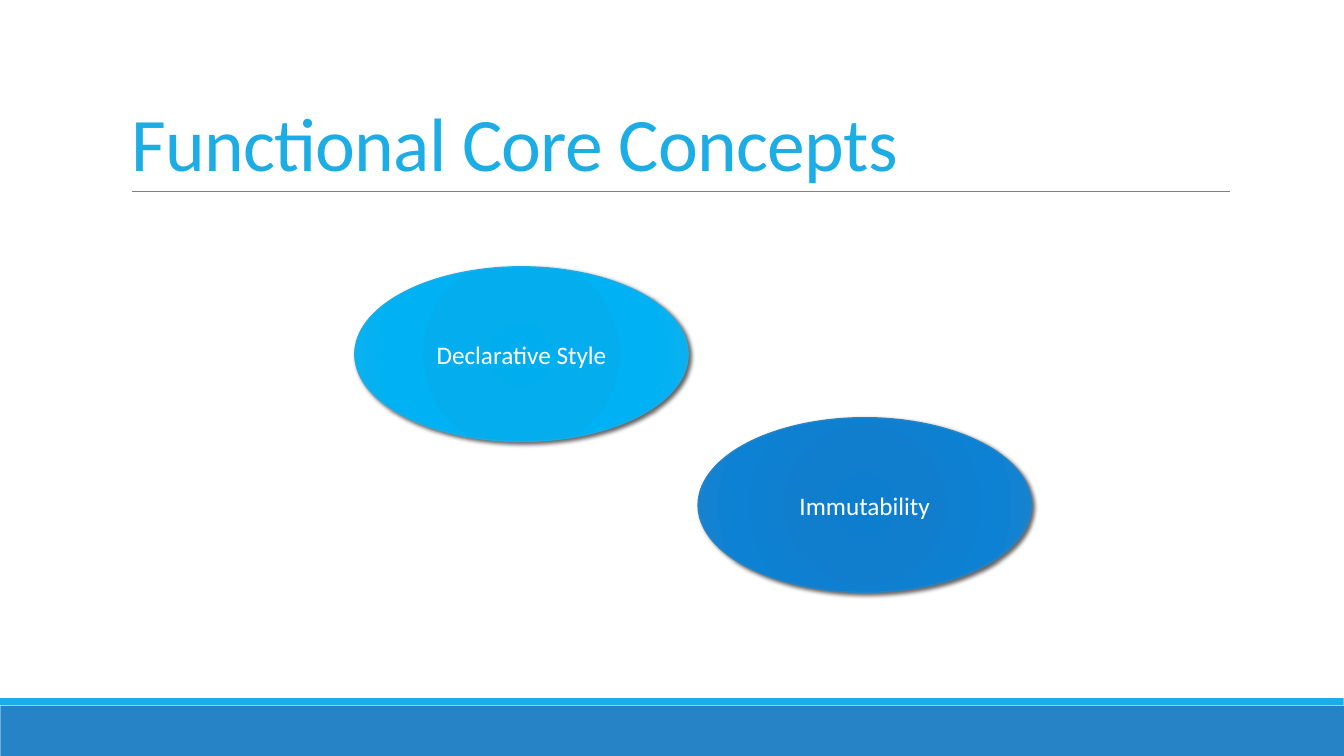
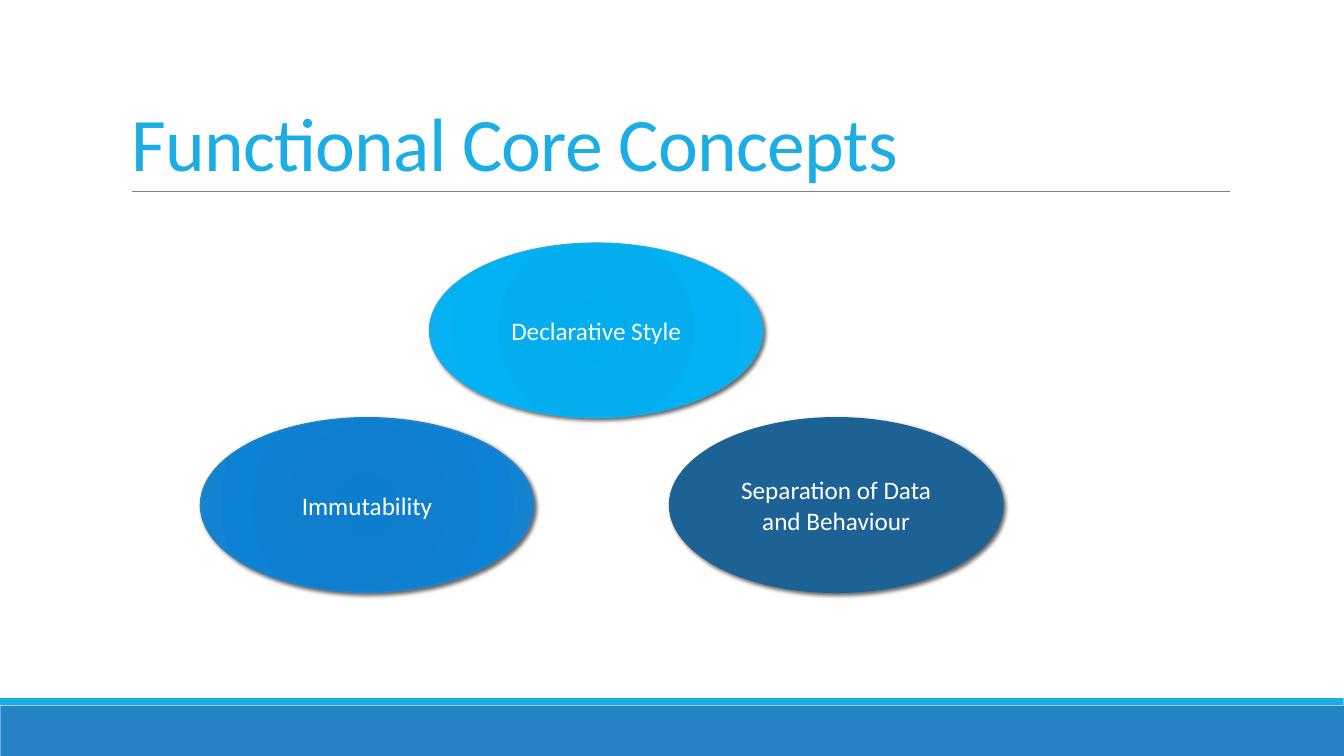
Before and after one commit to jorgef/fsharpworkshop, a slide deck: slide 12 of FSharpWorkshop_Slides.pptx (slide 13 before the commit). Drawn at 1344x756 pixels with LibreOffice and Linux fonts; fonts in the diff are those of the drawing. Boxes give left, top, right and bottom in pixels: in the first picture for what was removed or moved away, otherwise in the second. Text is boxed around its words. In the diff, an @@ line names an element or a change of style, - is before the commit and + after.

```diff
--- a/FSharpWorkshop_Slides.pptx
+++ b/FSharpWorkshop_Slides.pptx
@@ ellipse "Declarative Style": place and size @@
-ellipse "Declarative Style" at [355,267,689,442]
+ellipse "Declarative Style" at [430,243,763,417]
@@ ellipse "Immutability": place and size @@
-ellipse "Immutability" at [699,417,1032,592]
+ellipse "Immutability" at [201,417,534,592]
@@ ellipse added at [669,417,1003,592], fill #1D6294, outline #1D6294 1 pt, 18 pt, text #FFFFFF @@
+Separation of Data and Behaviour
```
Also in this commit, not shown: 4 other slides changed, 5 slides removed.
